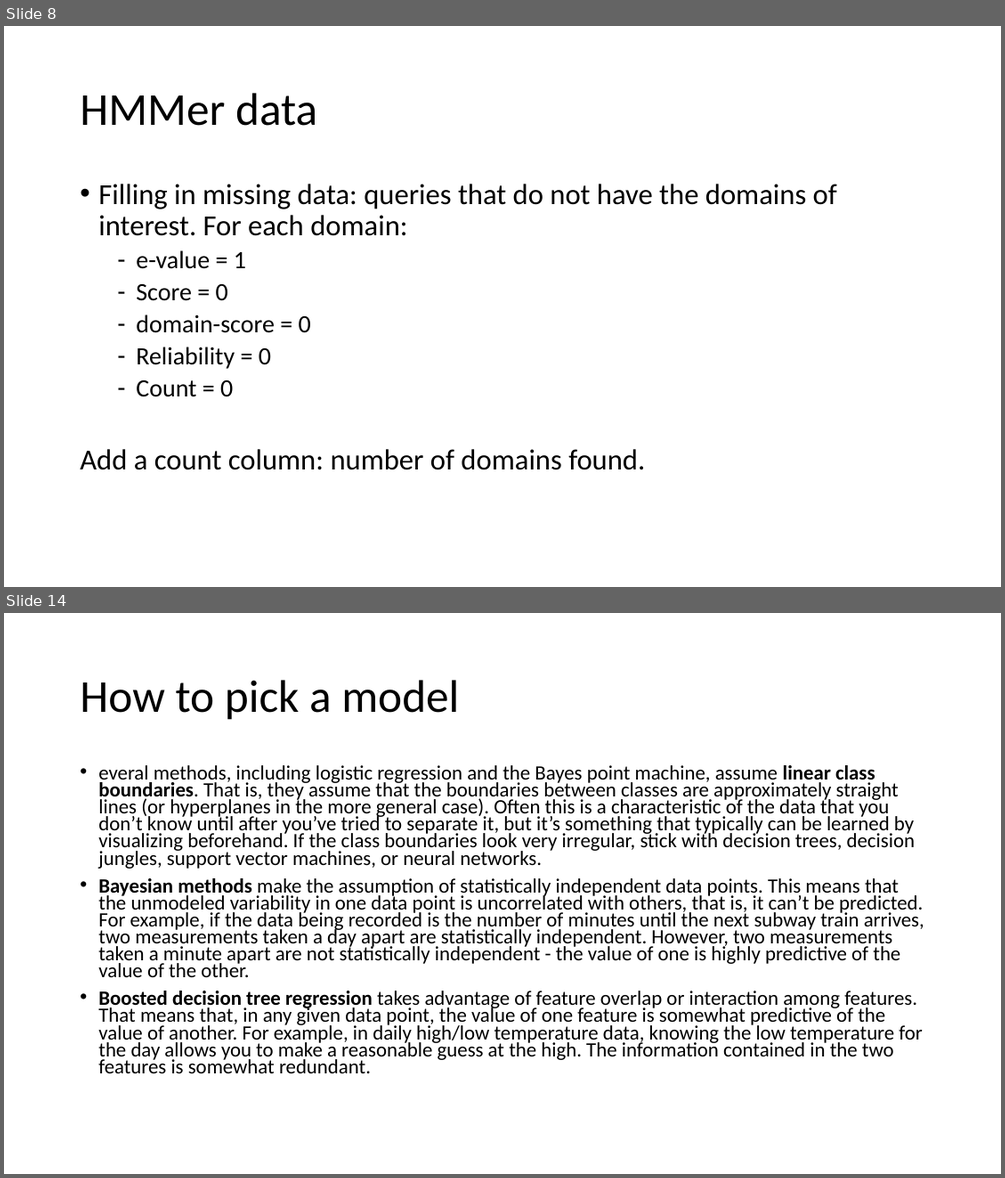
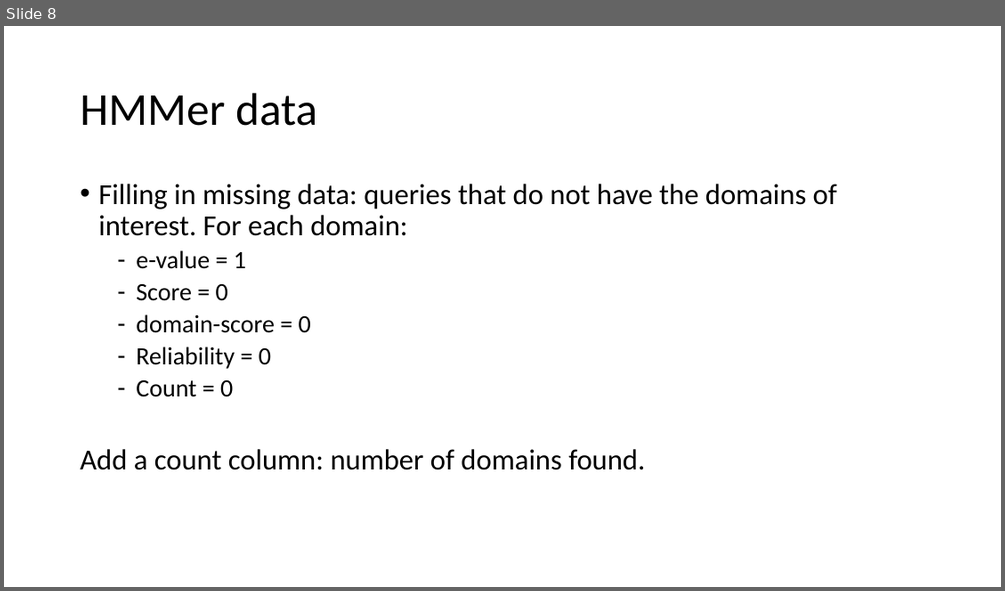
Before and after one commit to JoannaDrx/protein-classification, a slide deck: drugpro-jd.pptx. Shown one above the other, each under a label of ours: slides 8 and 14 before the commit, slide 8 after it; the slides between them are not shown. The pictures are 1005x1178 and 1005x591 pixels, drawn with LibreOffice and Linux fonts; fonts in the diff are those of the drawing. Boxes give left, top, right and bottom in pixels: in the first picture for what was removed or moved away, otherwise in the second. Text is boxed around its words. In the diff, an @@ line names an element or a change of style, - is before the commit and + after.

```diff
--- a/drugpro-jd.pptx
+++ b/drugpro-jd.pptx
@@ slide 14 removed at (4, 613, 1001, 1174), background #FFFFFF @@
@@ title removed at (80, 680, 459, 720) @@
-How to pick a model
@@ text removed at (98, 765, 924, 1073) @@
-• everal methods, including logistic regression and the Bayes point machine, assume linear class boundaries. That is, they assume that the boundaries between classes are approximately straight lines (or hyperplanes in the more general case). Often this is a characteristic of the data that you don’t know until after you’ve tried to separate it, but it’s something that typically can be learned by visualizing beforehand. If the class boundaries look very irregular, stick with decision trees, decision jungles, support vector machines, or neural networks.
-• Bayesian methods make the assumption of statistically independent data points. This means that the unmodeled variability in one data point is uncorrelated with others, that is, it can’t be predicted. For example, if the data being recorded is the number of minutes until the next subway train arrives, two measurements taken a day apart are statistically independent. However, two measurements taken a minute apart are not statistically independent - the value of one is highly predictive of the value of the other.
-• Boosted decision tree regression takes advantage of feature overlap or interaction among features. That means that, in any given data point, the value of one feature is somewhat predictive of the value of another. For example, in daily high/low temperature data, knowing the low temperature for the day allows you to make a reasonable guess at the high. The information contained in the two features is somewhat redundant.
```
Also in this commit, not shown: 7 slides changed, 5 slides added, 4 other slides removed, 25 other files.
